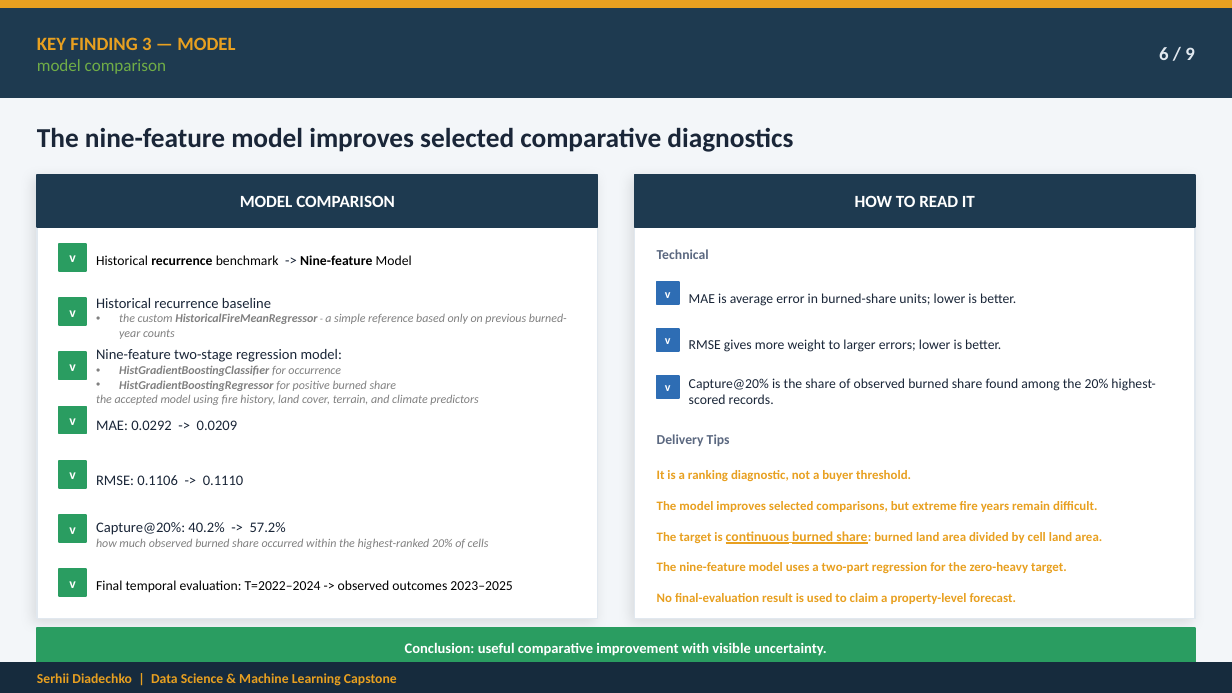
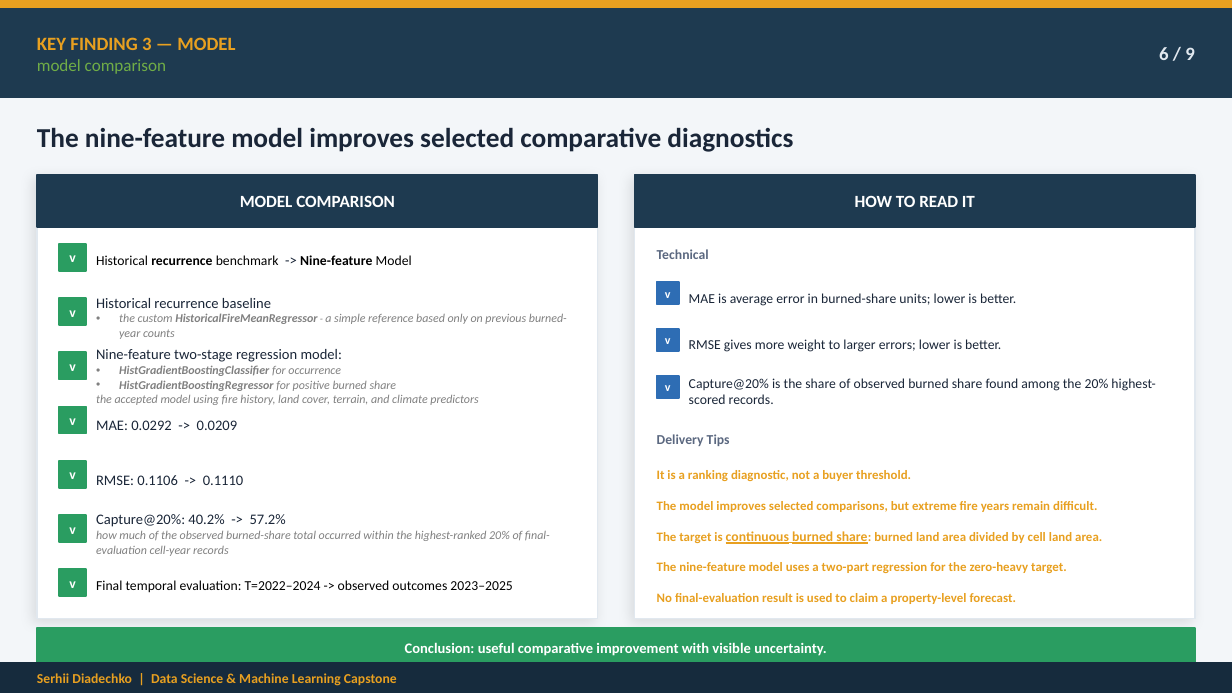
Before and after one commit to serhii-diadechko-git/wildfire_property_screening_portugal, a slide deck: slide 6 of reports/presentation/wildfire_exposure_screening_capstone_final.pptx. Drawn at 1232x693 pixels with LibreOffice and Linux fonts; fonts in the diff are those of the drawing. Boxes give left, top, right and bottom in pixels: in the first picture for what was removed or moved away, otherwise in the second. Text is boxed around its words. In the diff, an @@ line names an element or a change of style, - is before the commit and + after.

```diff
--- a/reports/presentation/wildfire_exposure_screening_capstone_final.pptx
+++ b/reports/presentation/wildfire_exposure_screening_capstone_final.pptx
@@ text at bbox=[96, 531, 550, 556]: text changed @@
-how much observed burned share occurred within the highest-ranked 20% of cells
+how much of the observed burned-share total occurred within the highest-ranked 20% of final-evaluation cell-year records
```
Also in this commit, not shown: 1 other slide changed.
